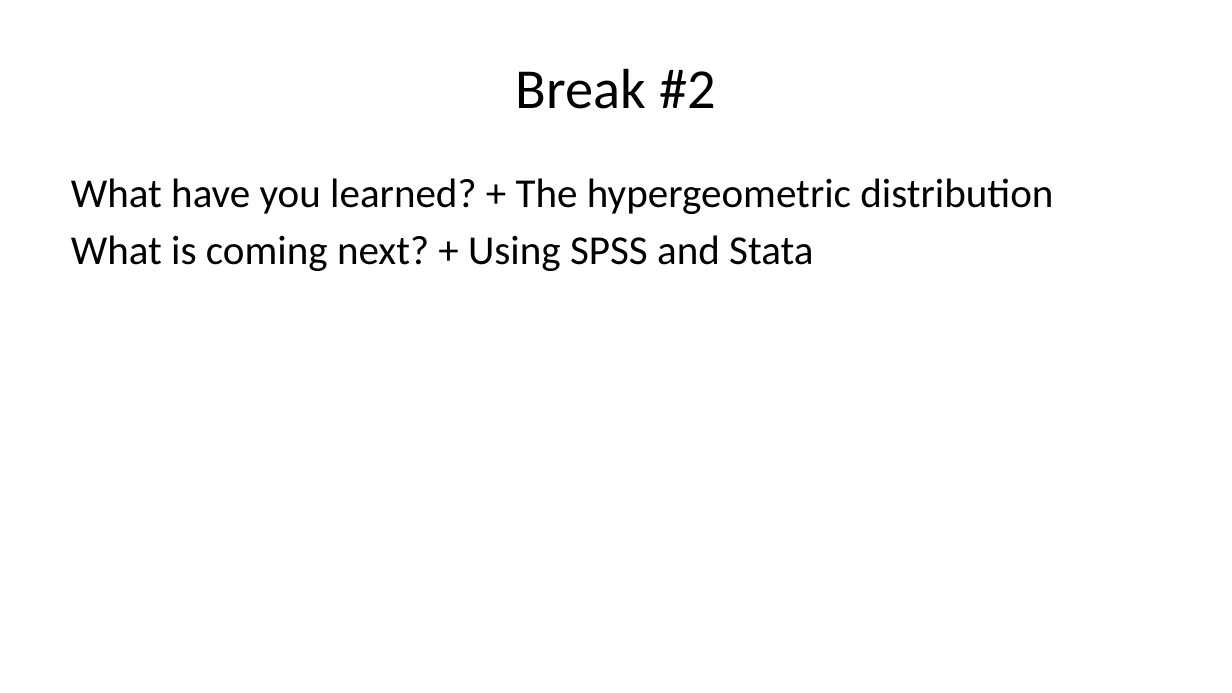
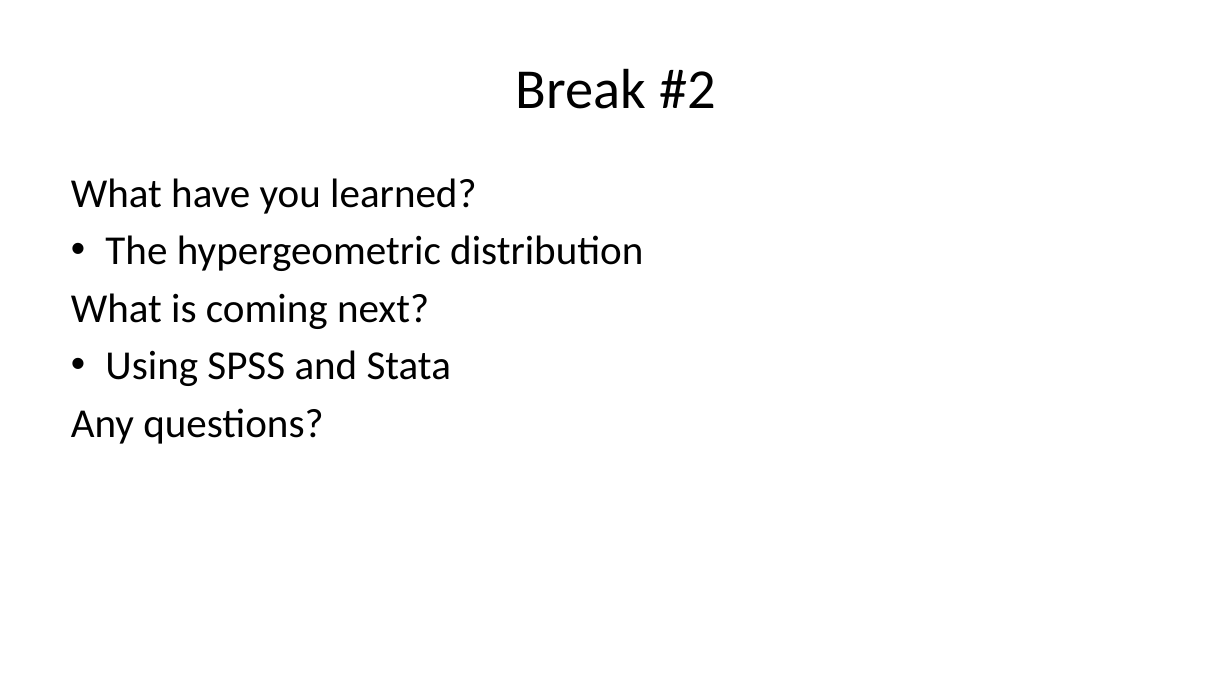
Before and after one commit to pmean/talks, a slide deck: slide 18 of exact-tests/results/exact-and-randomization-tests.pptx (slide 17 before the commit). Drawn at 1232x693 pixels with LibreOffice and Linux fonts; fonts in the diff are those of the drawing. Boxes give left, top, right and bottom in pixels: in the first picture for what was removed or moved away, otherwise in the second. Text is boxed around its words. In the diff, an @@ line names an element or a change of style, - is before the commit and + after.

```diff
--- a/exact-tests/results/exact-and-randomization-tests.pptx
+++ b/exact-tests/results/exact-and-randomization-tests.pptx
@@ text at (x1=71, y1=178, x2=643, y2=444): text changed @@
-What have you learned? + The hypergeometric distribution
-What is coming next? + Using SPSS and Stata
+What have you learned?
+• The hypergeometric distribution
+What is coming next?
+• Using SPSS and Stata
+Any questions?
```
Also in this commit, not shown: 5 other slides changed, 11 slides added, 4 slides removed, 5 other files.
